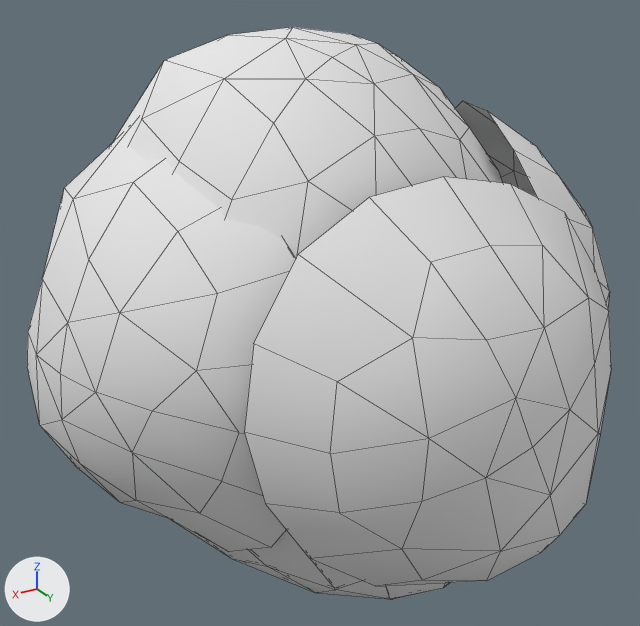
One commit to the Blender file assets/PROP/tree01.blend: the scene before it, then after it.
Before and after are seen from a 50 mm camera at (2.21, 6.22, 1.81) aimed at (-0.18, 2.22, -0.19). The axes (+X, +Y, +Z) are drawn at lower left. The lights are the same throughout. Mesh edges are drawn as thin lines.

The first picture shows 'tree01'.
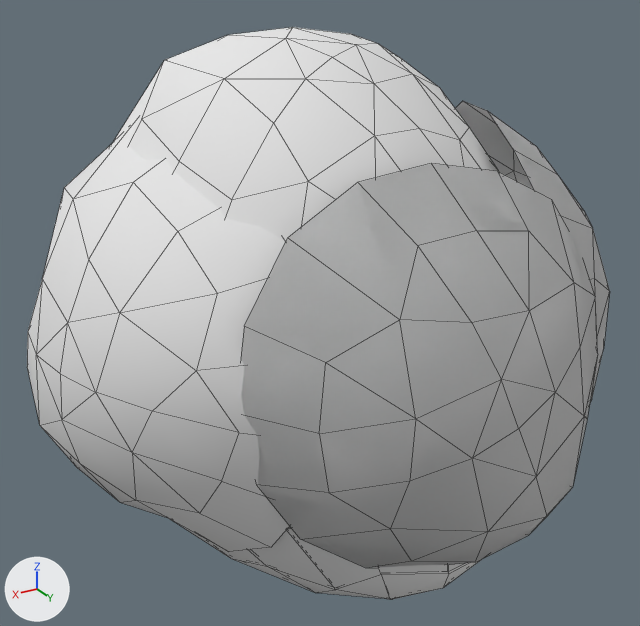
Boxes [x1, y1, x2, y2] around the edits, measured in the pictures (640 x 626 px; the box of a moved part takes in the faces that stretch with it):
'tree01', reshaped: before [27, 27, 611, 599]; after [27, 27, 610, 599]
part 1 of me_cube_012, added: after [241, 164, 598, 568]
part 2 of me_cube_012, added: after [455, 101, 610, 402]
part 3 of me_cube_012, moved or reshaped: before [244, 177, 611, 586]; after [245, 163, 598, 568]

The edits, one by one:
me_cube_012 is used by ob_tree01; location (0.0, 0.0, 0.0).
me_cube_012 had 663 vertices, 688 faces and spanned x -1.49..1.5, y -0.02..4.13, z -1.57..1.4.
me_cube_012 now has 753 vertices, 784 faces and spans x -1.49..1.5, y -0.02..4.04, z -1.57..1.4.
me_cube_012 part 1: the loose piece of 45 vertices spanning x -0.96..0.97, y 3.51..4.13, z -1.05..0.93 is copied, and the copy is moved by (-0.01, -0.09, 0.03); it spans x -0.97..0.96, y 3.42..4.04, z -1.02..0.96.
me_cube_012 part 2: a new loose piece of 45 vertices spanning x -1.49..-0.53, y 1.97..3.73, z -1.04..0.99, in mat_bush01 (its picture is missing).
Part 3, on me_cube_012:
22 vertices in x -0.85..0.97, y 3.54..4.13, z -1.05..0.93 move by (-0.01, -0.09, 0.03).
7 vertices in x -0.66..0.47, y 3.84..4.13, z -0.15..0.73 move by (-0.01, -0.1, 0.03).
7 vertices in x -0.71..0.77, y 3.53..3.88, z -1.0..0.75 move by (-0.01, -0.09, 0.04).
4 vertices in x -0.93..0.67, y 3.51..4.11, z -0.64..0.84 move by (0.0, -0.09, 0.03).
3 vertices in x -0.96..0.12, y 3.59..4.12, z -0.81..0.23 move by (-0.01, -0.1, 0.04).
2 vertices move from x 0.07..0.28, y 3.85..4.08, z -0.73..-0.5 to x 0.07..0.28, y 3.75..3.98, z -0.69..-0.47.
